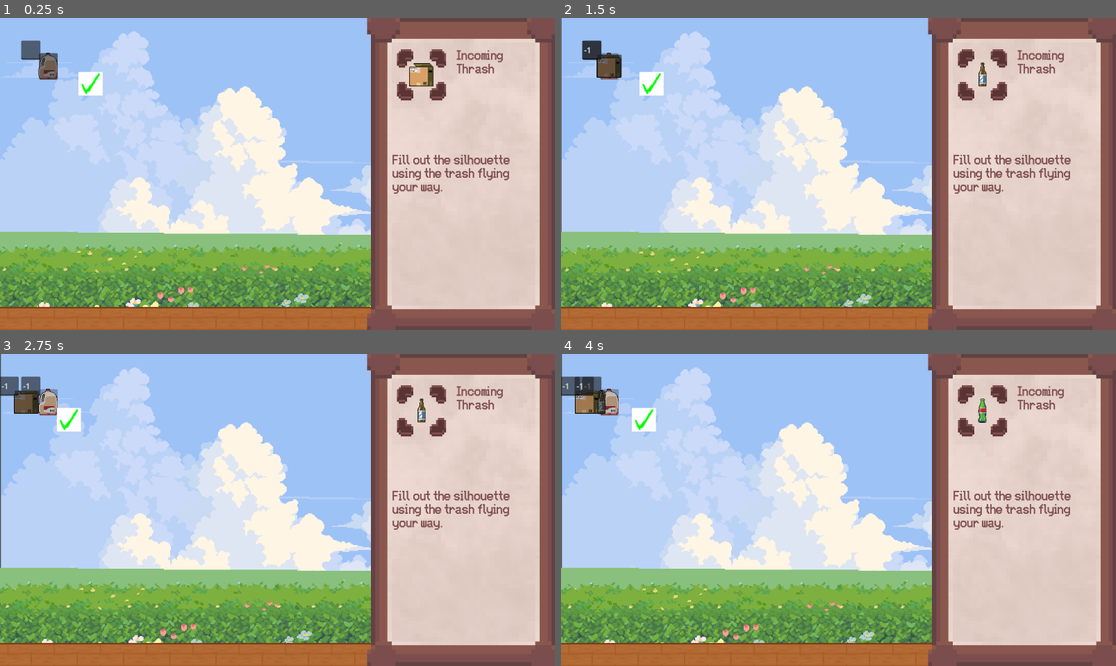
Above: before the commit, frames 1-4 (two rows, left to right).
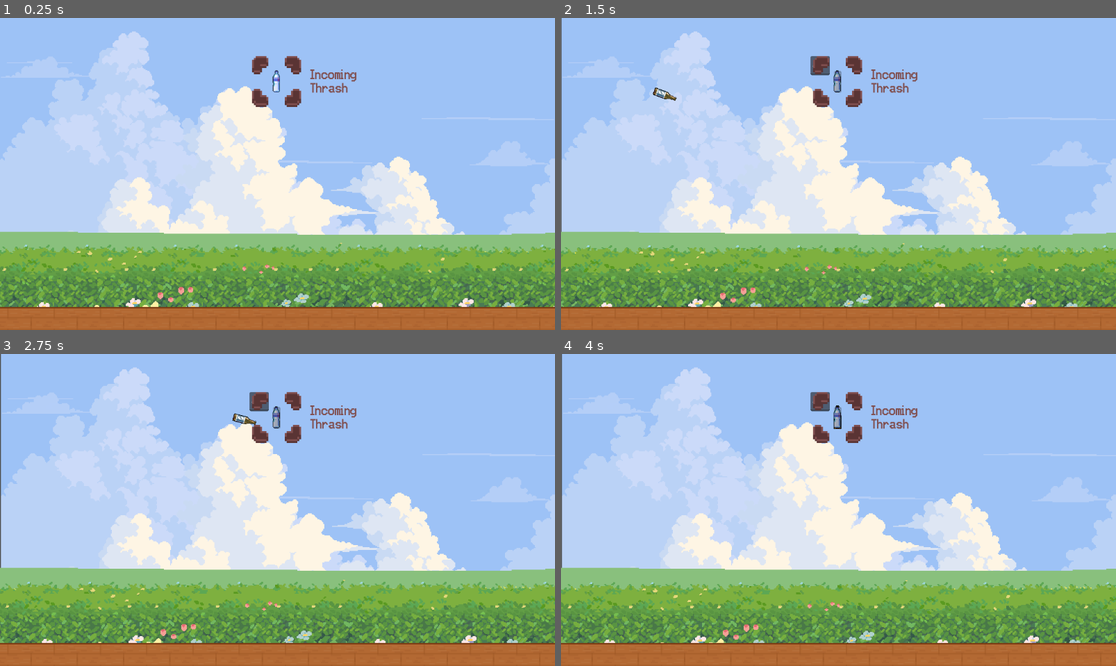
Above: after the commit, the same moments.

Repository: funkymonkeysgames/lame-jam-59
Game: Godot game, scene res://Scenes/main.tscn
Two runs of this game, one before a commit and one after it. Both use one fixed random seed, a clock stepped at 60 frames per second and the inputs below.
Inputs (mouse positions are in pixels of both pictures, inside the frame that each line leads up to; where the layout moved, square brackets give the same spot in the first picture):
- Up to frame 1 (0.25 s): no input
- Up to frame 2 (1.5 s): click (838, 80) [610, 64] at 0.5 s; click (877, 99) [649, 83] at 1.25 s
- Up to frame 3 (2.75 s): click (160, 425) [49, 400] at 2 s
- Up to frame 4 (4 s): click (627, 419) at 2.77 s; click (838, 416) [610, 400] at 3.5 s

The runs differ from the first frame. In frame 1, 35% of the frame differs, in the area x 3-100%, y 0-100%; in frame 2, 35%; in frame 3, 36%, in the area x 0-100%, y 0-100%; in frame 4, 36%.

Commit message:
new tetris spawn with throwing and shit

Diff:
--- a/Scenes/main.tscn
+++ b/Scenes/main.tscn
@@ -16,6 +16,7 @@
 [ext_resource type="Texture2D" uid="uid://bjtulqs5l3hv0" path="res://Assets/UI/panel.png" id="14_jkdf5"]
 [ext_resource type="Texture2D" uid="uid://cyyvwngsuay0m" path="res://Assets/UI/box.png" id="15_wsu2k"]
 [ext_resource type="FontFile" uid="uid://djne8hhwxuugs" path="res://Assets/Fonts/easvhs.ttf" id="16_k12tt"]
+[ext_resource type="Script" uid="uid://cr5aldwomsi7m" path="res://Scripts/tetris_spawner.gd" id="17_h1bgf"]
 
 [sub_resource type="SpriteFrames" id="SpriteFrames_6bp64"]
 animations = [{
@@ -251,6 +252,8 @@
 scale = Vector2(2000, 100)
 
 [node name="TetrisSpawner" parent="." unique_id=325327661 instance=ExtResource("3_8gbba")]
+process_mode = 4
+visible = false
 
 [node name="nextObjectPreview" parent="TetrisSpawner" index="0" unique_id=587752958]
 z_index = 3
@@ -279,7 +282,7 @@
 animation = &"grass1"
 
 [node name="Timer" type="Timer" parent="Background/Floor2" unique_id=1396645877]
-wait_time = 1.0999999999999999
+wait_time = 1.1
 autostart = true
 
 [node name="Sky" type="Node2D" parent="Background" unique_id=1827975449 node_paths=PackedStringArray("anim_timer")]
@@ -335,7 +338,58 @@
 volume_db = -15.0
 autoplay = true
 
+[node name="UI2" type="Control" parent="." unique_id=589887161]
+layout_mode = 3
+anchors_preset = 15
+anchor_right = 1.0
+anchor_bottom = 1.0
+grow_horizontal = 2
+grow_vertical = 2
+
+[node name="Sprite2D" type="Sprite2D" parent="UI2" unique_id=1010471360]
+visible = false
+z_index = 2
+texture_filter = 1
+position = Vector2(580, -141)
+rotation = 1.5707964
+scale = Vector2(16, 16)
+texture = ExtResource("14_jkdf5")
+
+[node name="Sprite2D2" type="Sprite2D" parent="UI2" unique_id=867586624]
+z_index = 2
+texture_filter = 1
+position = Vector2(574, 132)
+scale = Vector2(4.26, 4.26)
+texture = ExtResource("15_wsu2k")
+
+[node name="Tutorial" type="Label" parent="UI2" unique_id=2138574723]
+visible = false
+z_index = 2
+custom_minimum_size = Vector2(300, 0)
+layout_mode = 0
+offset_left = 187.0
+offset_top = 16.0
+offset_right = 487.0
+offset_bottom = 125.0
+text = "Fill out the silhouette using the trash flying your way.
+"
+label_settings = SubResource("LabelSettings_h1bgf")
+autowrap_mode = 2
+
+[node name="NextObjectText" type="Label" parent="UI2" unique_id=621149949]
+z_index = 2
+custom_minimum_size = Vector2(100, 0)
+layout_mode = 0
+offset_left = 644.0
+offset_top = 107.0
+offset_right = 794.0
+offset_bottom = 216.0
+text = "Incoming Thrash"
+label_settings = SubResource("LabelSettings_h1bgf")
+autowrap_mode = 2
+
 [node name="UI" type="Control" parent="." unique_id=1301281831]
+visible = false
 layout_mode = 3
 anchors_preset = 15
 anchor_right = 1.0
@@ -382,7 +436,36 @@
 label_settings = SubResource("LabelSettings_h1bgf")
 autowrap_mode = 2
 
+[node name="TetrisSpawner2" type="Node2D" parent="." unique_id=111871940 node_paths=PackedStringArray("nextObjectPreview")]
+process_mode = 4
+visible = false
+script = ExtResource("17_h1bgf")
+nextObjectPreview = NodePath("nextObjectPreview")
+
+[node name="nextObjectPreview" type="Sprite2D" parent="TetrisSpawner2" unique_id=1390683866]
+position = Vector2(574, 132)
+
+[node name="Button" type="Button" parent="TetrisSpawner2/nextObjectPreview" unique_id=1546908348]
+custom_minimum_size = Vector2(60, 60)
+anchors_preset = 8
+anchor_left = 0.5
+anchor_top = 0.5
+anchor_right = 0.5
+anchor_bottom = 0.5
+offset_left = -0.5
+offset_top = -0.5
+offset_right = 59.5
+offset_bottom = 59.5
+grow_horizontal = 2
+grow_vertical = 2
+theme_type_variation = &"FlatButton"
+action_mode = 0
+
+[node name="TetrisSpawner3" parent="." unique_id=464145678 instance=ExtResource("3_8gbba")]
+
 [connection signal="timeout" from="Background/Floor2/Timer" to="Background/Floor2/AnimatedSprite2D2" method="_on_timer_timeout"]
 [connection signal="timeout" from="Background/Sky/Timer" to="Background/Sky" method="_on_timer_timeout"]
+[connection signal="button_down" from="TetrisSpawner2/nextObjectPreview/Button" to="TetrisSpawner2" method="_on_button_button_down"]
+[connection signal="button_up" from="TetrisSpawner2/nextObjectPreview/Button" to="TetrisSpawner2" method="_on_button_button_up"]
 
 [editable path="TetrisSpawner"]
--- a/Scenes/tetris_spawner.tscn
+++ b/Scenes/tetris_spawner.tscn
@@ -7,4 +7,20 @@
 nextObjectPreview = NodePath("nextObjectPreview")
 
 [node name="nextObjectPreview" type="Sprite2D" parent="." unique_id=587752958]
-position = Vector2(1000, 280)
+
+[node name="CenterContainer" type="CenterContainer" parent="nextObjectPreview" unique_id=853148852]
+custom_minimum_size = Vector2(60, 60)
+offset_right = 60.0
+offset_bottom = 60.0
+use_top_left = true
+
+[node name="Button" type="Button" parent="nextObjectPreview/CenterContainer" unique_id=1546908348]
+custom_minimum_size = Vector2(60, 60)
+layout_mode = 2
+size_flags_horizontal = 4
+size_flags_vertical = 4
+theme_type_variation = &"FlatButton"
+action_mode = 0
+
+[connection signal="button_down" from="nextObjectPreview/CenterContainer/Button" to="." method="_on_button_button_down"]
+[connection signal="button_up" from="nextObjectPreview/CenterContainer/Button" to="." method="_on_button_button_up"]
--- a/Scripts/block.gd
+++ b/Scripts/block.gd
@@ -26,10 +26,12 @@
 	move_and_slide()
 
 func _on_button_button_down() -> void:
+	print("DOWN")
 	drag_offset = get_global_mouse_position() - global_position
 	can_drag = true
 
 func _on_button_button_up() -> void:
+	print("UP")
 	can_drag = false
 
 func _on_neighbor_area_entered(area: Area2D) -> void:
--- a/Scripts/tetris_spawner.gd
+++ b/Scripts/tetris_spawner.gd
@@ -1,5 +1,6 @@
 extends Node2D
 
+var rng = RandomNumberGenerator.new()
 
 var possible_objects = []
 
@@ -26,6 +27,12 @@
 var nextObject: Node = null
 @export var nextObjectPreview:Sprite2D
 
+var object_has_arrived = true
+var start_position: Vector2
+var t: float = 0
+var targetPosition: Vector2 = Vector2(574, 132)
+var objectTaken: bool = false
+
 # Called when the node enters the scene tree for the first time.
 func _ready() -> void:
 	initilizeSceneArray()
@@ -33,8 +40,20 @@
 
 # Called every frame. 'delta' is the elapsed time since the previous frame.
 func _process(delta: float) -> void:
-	if currentObject == null or !currentObject.can_update:
+
+	if nextObject == null:
 		setObjects()
+
+	if t >= 1:
+		object_has_arrived = true
+		t = 0
+		nextObjectPreview.rotation = 0
+
+	if !object_has_arrived:
+		t += delta * 0.4
+		nextObjectPreview.global_position = start_position.lerp(targetPosition, t)
+
+		nextObjectPreview.rotation += 15 * delta
 
 func pickRandomObject() -> PackedScene:
 	return possible_objects.pick_random()
@@ -56,16 +75,45 @@
 	possible_objects.append(spray_can_scene)
 	possible_objects.append(styro_cup_scene)
 	possible_objects.append(tin_can_scene)
-	#possible_objects.append(block_scene)
 
 func setObjects():
-	if nextObject == null:
-		currentObject = pickRandomObject().instantiate()
-		self.get_parent().add_child(currentObject)
-	else:
-		currentObject = nextObject
-	currentObject.global_position = Vector2(100, 100)
 	nextObject = pickRandomObject().instantiate()
 	self.get_parent().add_child(nextObject)
 	nextObject.global_position = Vector2(2000, 2000)
 	nextObjectPreview.texture = nextObject.sprite2D.texture
+	nextObjectPreview.global_position = targetPosition
+
+
+func _on_button_button_down() -> void:
+	if object_has_arrived and (currentObject == null or !currentObject.can_update):
+		nextObjectPreview.global_position = Vector2(2000, 2000)
+
+		currentObject = nextObject
+		currentObject.global_position = targetPosition
+		objectTaken = true
+		currentObject.find_child("Node2D").find_child("Button").button_down.emit()
+
+		nextObject = pickRandomObject().instantiate()
+		self.get_parent().add_child(nextObject)
+		nextObject.global_position = Vector2(2000, 2000)
+		nextObjectPreview.texture = nextObject.sprite2D.texture
+
+		throw_next_object()
+
+func throw_next_object() -> void:
+	var spawn_x: float = 0
+	if randi() % 2:
+		spawn_x = -10
+	else:
+		spawn_x = 1162
+
+	var spawn_y:float = rng.randf_range(0, 200)
+	start_position = Vector2(spawn_x, spawn_y)
+	nextObjectPreview.global_position = start_position
+	object_has_arrived = false
+
+
+func _on_button_button_up() -> void:
+	if objectTaken:
+		currentObject.find_child("Node2D").find_child("Button").button_up.emit()
+		objectTaken = false
